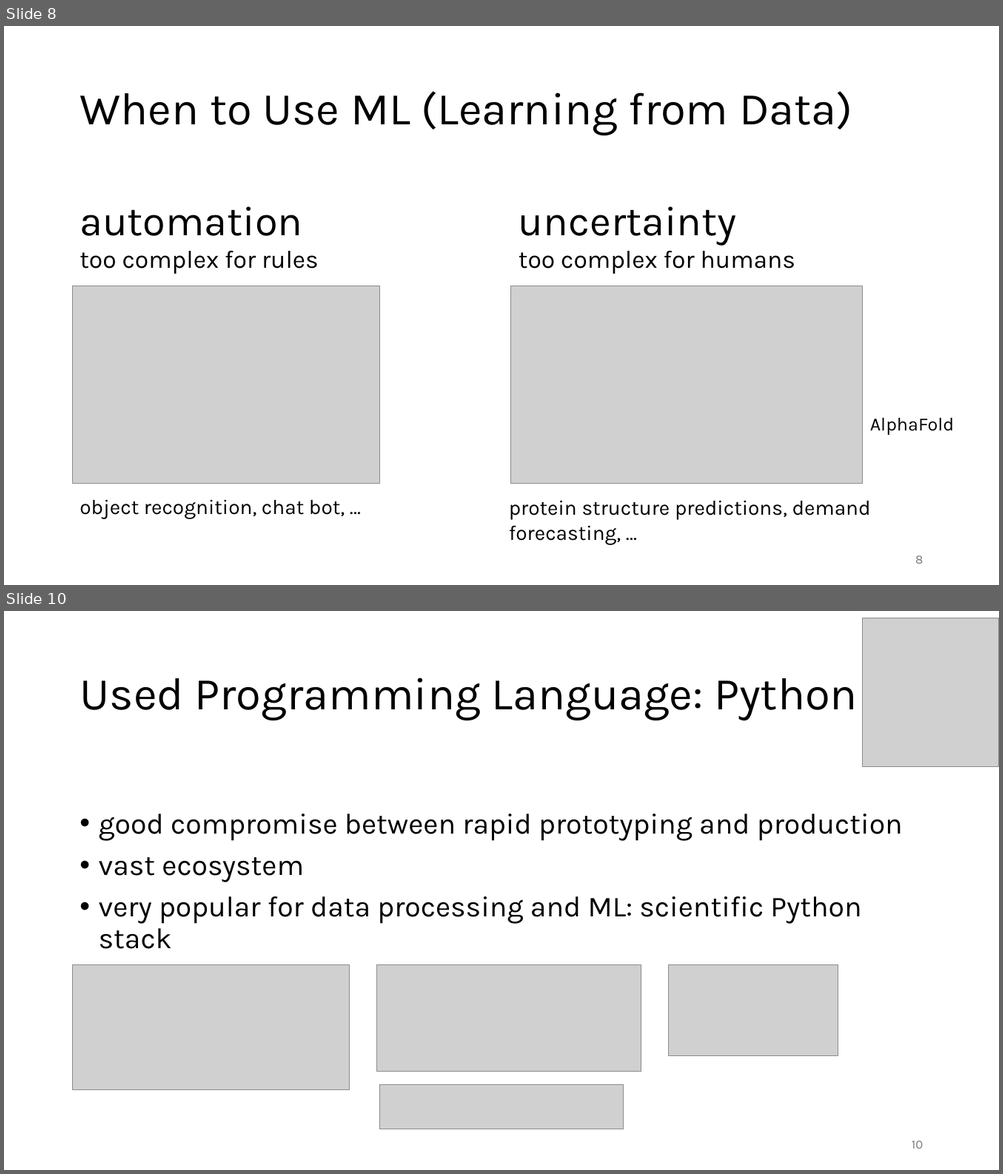
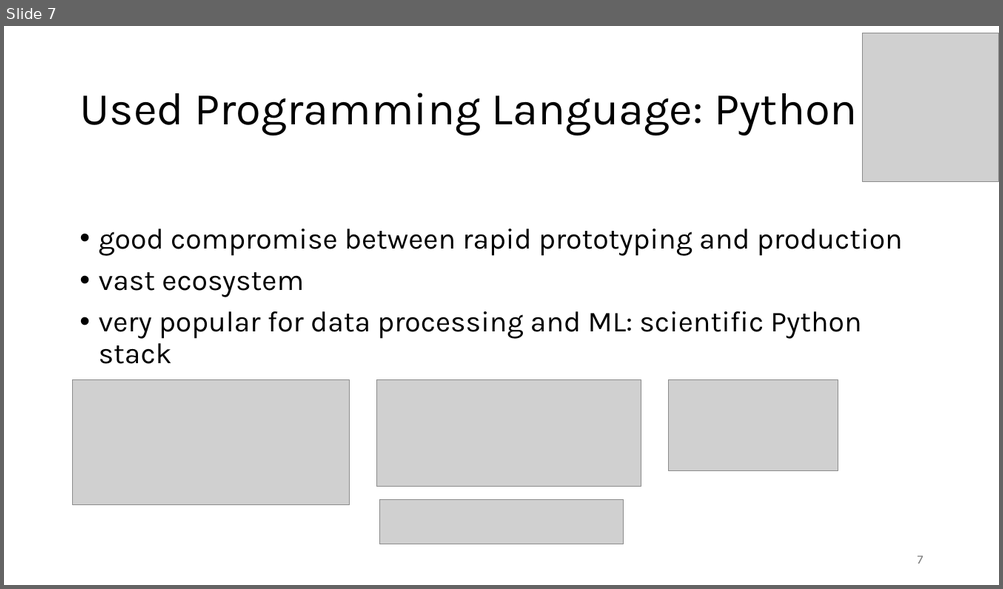
Before and after one commit to FelixWick/computer_vision, a slide deck: slides/0_introduction.pptx. Shown one above the other, each under a label of ours: slides 8 and 10 before the commit, slide 7 after it; the slides between them are not shown. The pictures are 1003x1174 and 1003x589 pixels, drawn with LibreOffice and Linux fonts; fonts in the diff are those of the drawing; grey boxes stand for pictures. Boxes give left, top, right and bottom in pixels: in the first picture for what was removed or moved away, otherwise in the second. Text is boxed around its words. In the diff, an @@ line names an element or a change of style, - is before the commit and + after.

```diff
--- a/slides/0_introduction.pptx
+++ b/slides/0_introduction.pptx
@@ slide 8 removed at [4, 26, 999, 585], background #FFFFFF @@
@@ title removed at [79, 91, 852, 136] @@
-When to Use ML (Learning from Data)
@@ text removed at [79, 207, 318, 274] @@
-automation
-too complex for rules
@@ text removed at [518, 207, 795, 274] @@
-uncertainty
-too complex for humans
@@ picture removed at [73, 286, 380, 484] @@
@@ picture removed at [512, 286, 862, 484] @@
@@ text removed at [870, 417, 953, 435] @@
-AlphaFold
@@ text removed at [79, 500, 344, 520] @@
-object recognition, chat bot, …
@@ text removed at [509, 500, 871, 545] @@
-protein structure predictions, demand forecasting, …
@@ page number removed at [915, 556, 922, 564] @@
-8
@@ what was slide 10 is now slide 7 @@
@@ page number at [917, 556, 923, 564]: text changed @@
-10
+7
```
Also in this commit, not shown: 1 slide changed, 2 other slides removed, 3 other files.
